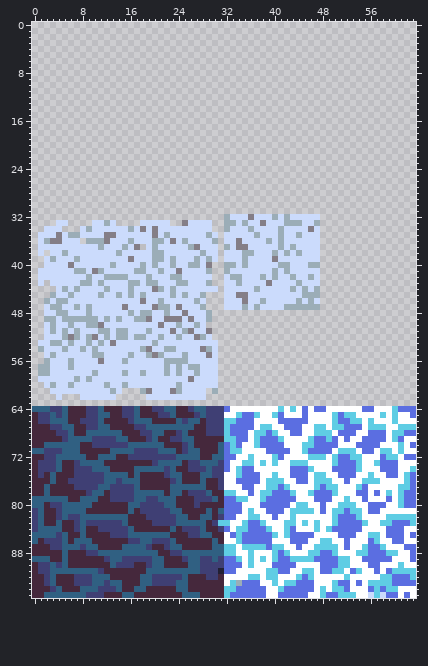
Two states of a pixel-art file, assets/tileset.aseprite. This is how it looked before the edit.
64x96 pixels, 1 frame.
New version:
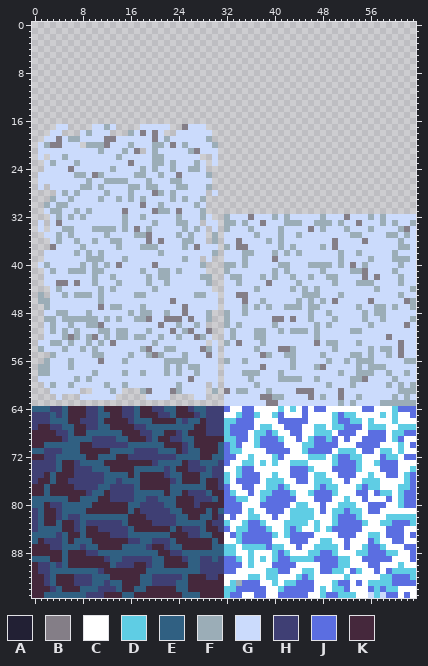
Palette (. is transparent): A #222034  B #847e87  C #ffffff  D #5fcde4  E #306082  F #9badb7  G #cbdbfc  H #3f3f74  J #5b6ee1  K #45283c
What changed:
Changed rows in their new state; - is an unchanged pixel.
first column x 0:
17 ----GG----GGFG----GGGGG--BGGG-----------------------------------
18 ---GG---GFGGG---FGBGBG--GGGGGG----------------------------------
19 --GGBGFFGGGGBBGGGGGGBGFGGGGGGF----------------------------------
20 -GFBBGGG-FFFBGGGFGGGFFGBGFGGGGF---------------------------------
21 -GGGGGGGGGGFGGGFGB-GFGGGGGFBGGG---------------------------------
22 -G-GGFGGGGGGGGFGGGGGFFGGGGGG--G---------------------------------
23 --GFGGGFGGGGGGGGBGGGFFGFGGGFG-G---------------------------------
24 --GGGGBGGGGGGFGGGGFGFGGFGGFFG-----------------------------------
25 -GGGGGGFFGBFGGGGGFFGGFGGBGGGGF----------------------------------
26 -GGGGGGGGFGGFFFFGGGFGGGFFGGGGG----------------------------------
27 -G-GGGGGFFGFGGGGFFGFFGGGFFGGGF----------------------------------
28 ----GFGFGGGGFGGGFGGGBFGFGGGGG-G---------------------------------
29 ---FGGFGGGGFGGFGFGFGGGGFGFGGF-----------------------------------
30 --FGFFGGGGGGGGGGGGBGGFGGGGGFG-----------------------------------
31 --GFFGGFGFGGGGGBGGGGBFFGBGGGF-----------------------------------
32 ---GFGFGFGGGGGGFGGFGGGGGFGGGFG------------------FGGGBGGGFGFGGGGG
33 -G-GB-GGGG--G-GFGG--F--GFF--.-G-----------------FFGFGGBGGGFGFGGF
34 -G.--FFG-GFFFF-FGBGFG----F-F-.G-----------------FGGGFGGGFGGGGFBG
35 -.--F--G----FG---FFBG-G-F-F--.F-----------------GGGGGFFGGGGFFGFG
36 -..GF--FGG-GGFF-G--BGB-G--F--.------------------GGBGGGGBGGGGGFGG
37 -..B----F--G--FG-GFF-----FG---------------------FGBGGGGGGGGGGFFG
38 -.G--G-F-F-F--G-----G-------G-F-----------------GGGFGGFGGGGGFGGG
39 ---G---G-FFF---FG---GG-G-F-G.G.-----------------GGGFGGGGFGGGFFFG
40 -GF---G-F-F-FGB---G-B--G--GGF.------------------FFGFGBGFGGGGGFGG
41 -.-F--F---F------G----F-F----.------------------FGGGGFFBGGGGFGGG
42 -.-------GF-G-GG-----FFGG---FF------------------GFFGGGGBGBGGGFGG
43 -.G-BB-BGGFG--F-GG--G-F-GG----------------------GGFGGGFFFGGGGFGG
44 ---GFG-G---FGF--G---FG-G------.-----------------GGGGGGGGGFGGGGGF
45 -F-G-FGFFF----G-GF-----G-G-F-GG-----------------GGGFGGGGGGGGGFGG
46 -F--GG-----F------G--G-B---G-GG-----------------FGBGGGGGBGGGGGBF
47 --FGG--G-G-B-FFG--F-GGG-GB--GGG--------F-----G--GGGGGGFGGFFGFGGF
48 --------------------------------FGGFGGGGGGGGGGFGGFGGGGGFGFFGGGGG
49 --------------------------------FGGGGGGGBBGBGGFGGGFGGGGFGGFGGGGF
50 --------------------------------FGFGGGGGFGGGGGGFGFGGGGGGFGGGGGBG
51 --------------------------------GFGGGFFGGFGFFFGFGGGGGFFGGGGGGGGG
52 --------------------------------GFGGGFFGGGGGGGGFGGGGGGGGGGGBGGGG
53 -----------------------------.--FGBGGGFGGGGGGGGBGFFGGGFGGGGGGBGG
54 --------------------------------GGGGGFGGGBBFGGGGGGFGGGGGFGFFGBGG
55 --.-----------------------------GGGGGGBFGGFFGGGGFGGGGFFGFGGFGBGG
56 --------------------------------FGGFGGGGGGGFGGGGGFGGFGFFFGGGGGFF
57 --------------------------------GGGGGGBGGGGFGGGFBGGGGGFGFFFGGGGG
58 --------------------------------GGGFFFGGGFGGGGGGGGGFGGFFFGGFGGFG
59 --------------------------------GGGGFGGGGFFFFGGFGGGGGFFBGGGGFGGG
60 -----------------------------.--GGGGGFGGGGGGGGGGGFGGGFGGGGGFGFGF
61 --------..----------------------BGFFGGGFGGGGBBBGGGGBGGGGGGGGGFFF
62 -----------------------....-----GGGGGGBBFFGGGGBGFGGBGGFGGGGGFGFG
63 --------------------------------GGGGGGGBBGGGGGGGGGGFGFGGGGFFFFFF
64 -----------------------------------JJ---------------------------
65 H---------------------------------------------------------------
66 H---------------------------------------------------------------
67 H---------------------------------------------------------------
69 --------------------------------------------J-------------------
first column x 0:
73 H----------------------------------------------------------
74 H-------------------------------C--------------------------
75 H-------------------------------D--------------------------
76 H-------------------------------D--------------------------
77 --------------------------------J-----------------------DD-
78 --------------------------------J-------------------------D
first column x 31:
82 -C-----------DDD
83 H------------D--
84 -------------D--
first column x 31:
91 H
first column x 35:
95 CC
